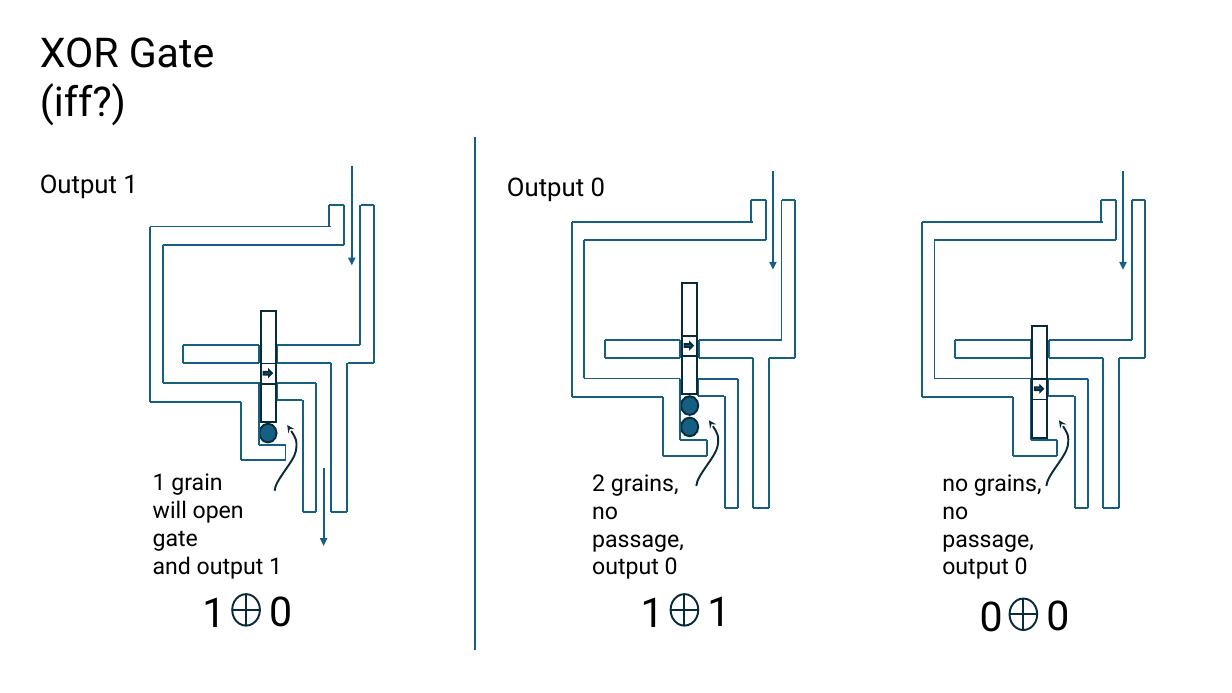
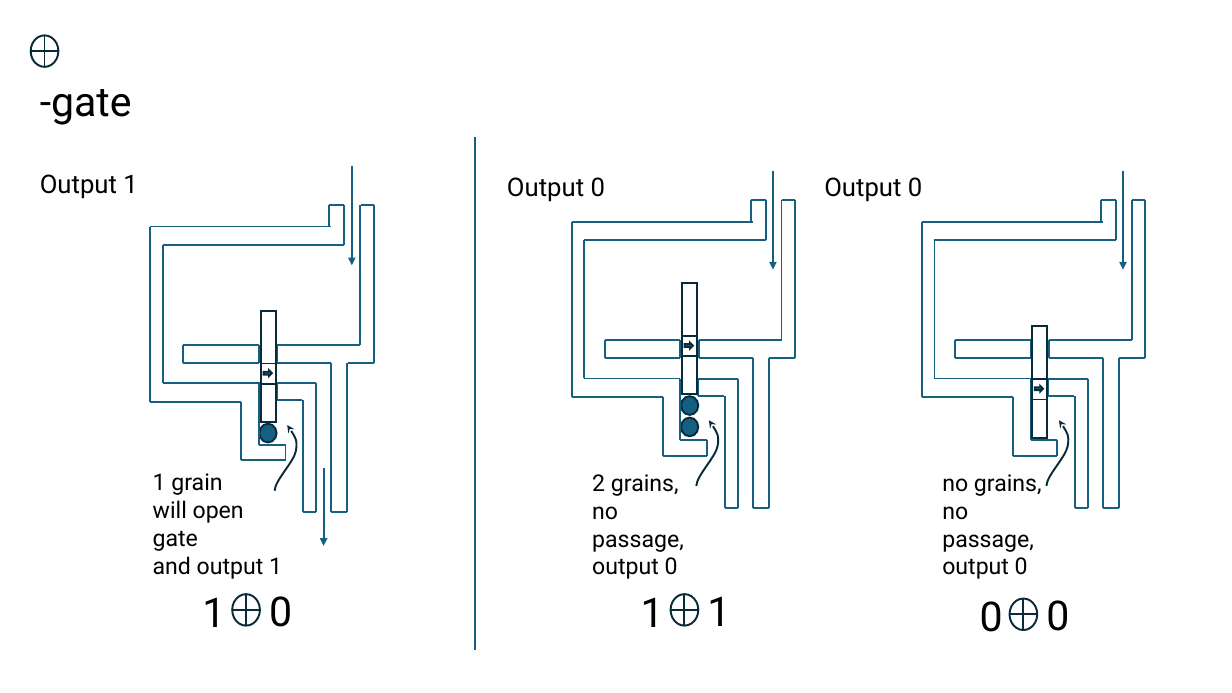
Before and after one commit to John-Cap/Ant-Colony-Calculator-Simulator, a slide deck: slide 5 of design/ant_board.pptx (slide 4 before the commit). Drawn at 1232x693 pixels with LibreOffice and Linux fonts; fonts in the diff are those of the drawing. Boxes give left, top, right and bottom in pixels: in the first picture for what was removed or moved away, otherwise in the second. Text is boxed around its words. In the diff, an @@ line names an element or a change of style, - is before the commit and + after.

```diff
--- a/design/ant_board.pptx
+++ b/design/ant_board.pptx
@@ flow chart or added at bbox=[30, 35, 58, 67], outline #092A39 1.5 pt @@
@@ text at bbox=[40, 89, 132, 125]: text changed @@
-XOR Gate (iff?)
+-gate
@@ text added at bbox=[824, 177, 922, 202], 20 pt, text #000000 @@
+Output 0
```
Also in this commit, not shown: 3 other slides changed, 4 slides added, 1 slide removed.
